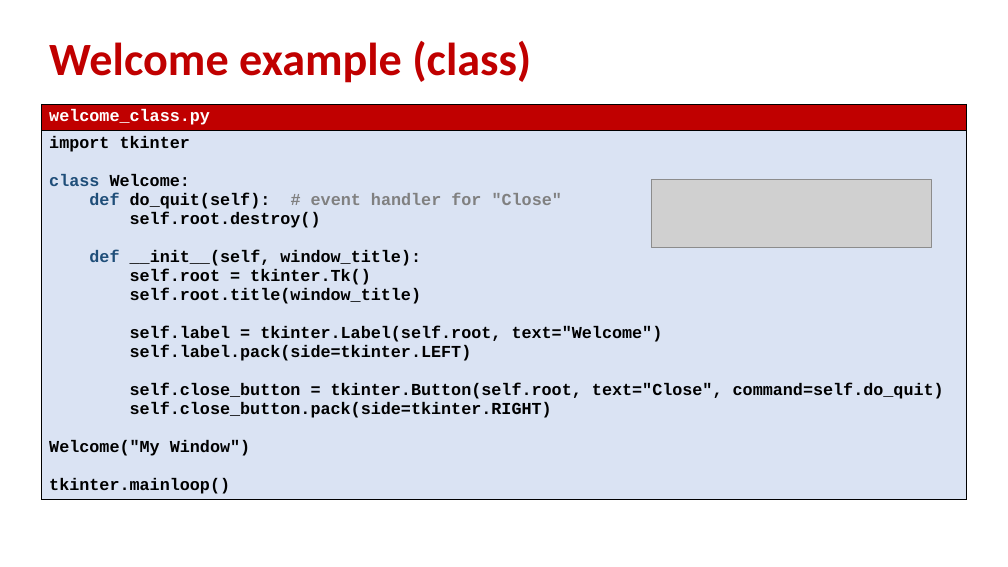
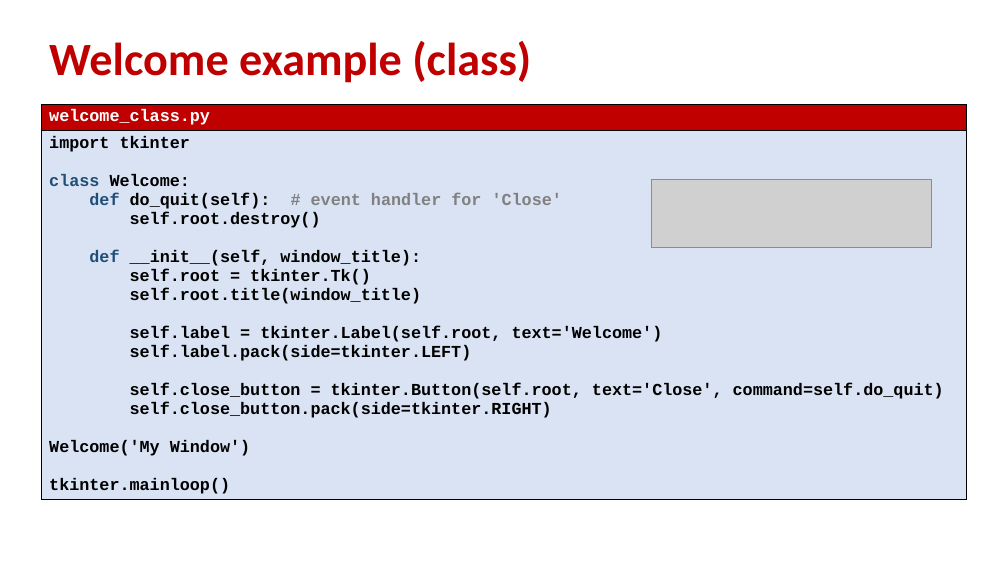
Before and after one commit to gsbrodal/gsbrodal.github.io, a slide deck: slide 10 of ipsa/slides/gui.pptx. Drawn at 1008x567 pixels with LibreOffice and Linux fonts; fonts in the diff are those of the drawing; grey boxes stand for pictures. Boxes give left, top, right and bottom in pixels: in the first picture for what was removed or moved away, otherwise in the second. Text is boxed around its words. In the diff, an @@ line names an element or a change of style, - is before the commit and + after.

```diff
--- a/ipsa/slides/gui.pptx
+++ b/ipsa/slides/gui.pptx
@@ table at bbox=[42, 104, 966, 523] @@
@@ row 2, column 1: "import tkinter / class Welcome: / def do_quit(self): # event handler for "Close" / self.root.destroy() / def __init__(self, window_title): / self.root = tkinter.Tk() / self.root.title(window_title) / self.label = tkinter.Label(self.root, text="Welcome") / self.label.pack(side=tkinter.LEFT) / self.close_button = tkinter.Button(self.root, text="Close", command=self.do_quit) / self.close_button.pack(side=tkinter.RIGHT) / Welcome("My Window") / tkinter.mainloop()" to "import tkinter / class Welcome: / def do_quit(self): # event handler for 'Close' / self.root.destroy() / def __init__(self, window_title): / self.root = tkinter.Tk() / self.root.title(window_title) / self.label = tkinter.Label(self.root, text='Welcome') / self.label.pack(side=tkinter.LEFT) / self.close_button = tkinter.Button(self.root, text='Close', command=self.do_quit) / self.close_button.pack(side=tkinter.RIGHT) / Welcome('My Window') / tkinter.mainloop()" @@
```
Also in this commit, not shown: 8 other slides changed, 5 other files.
